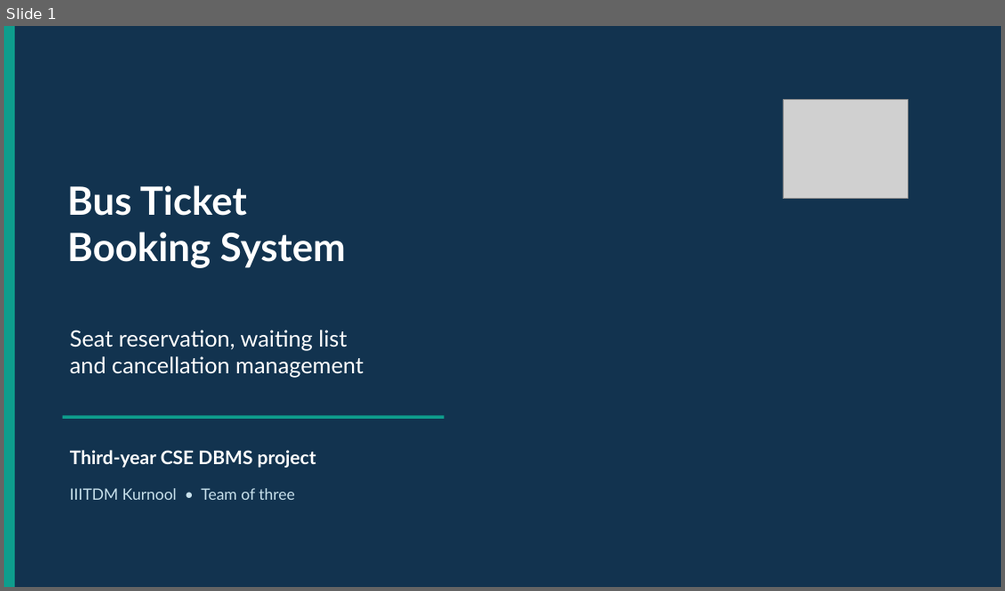
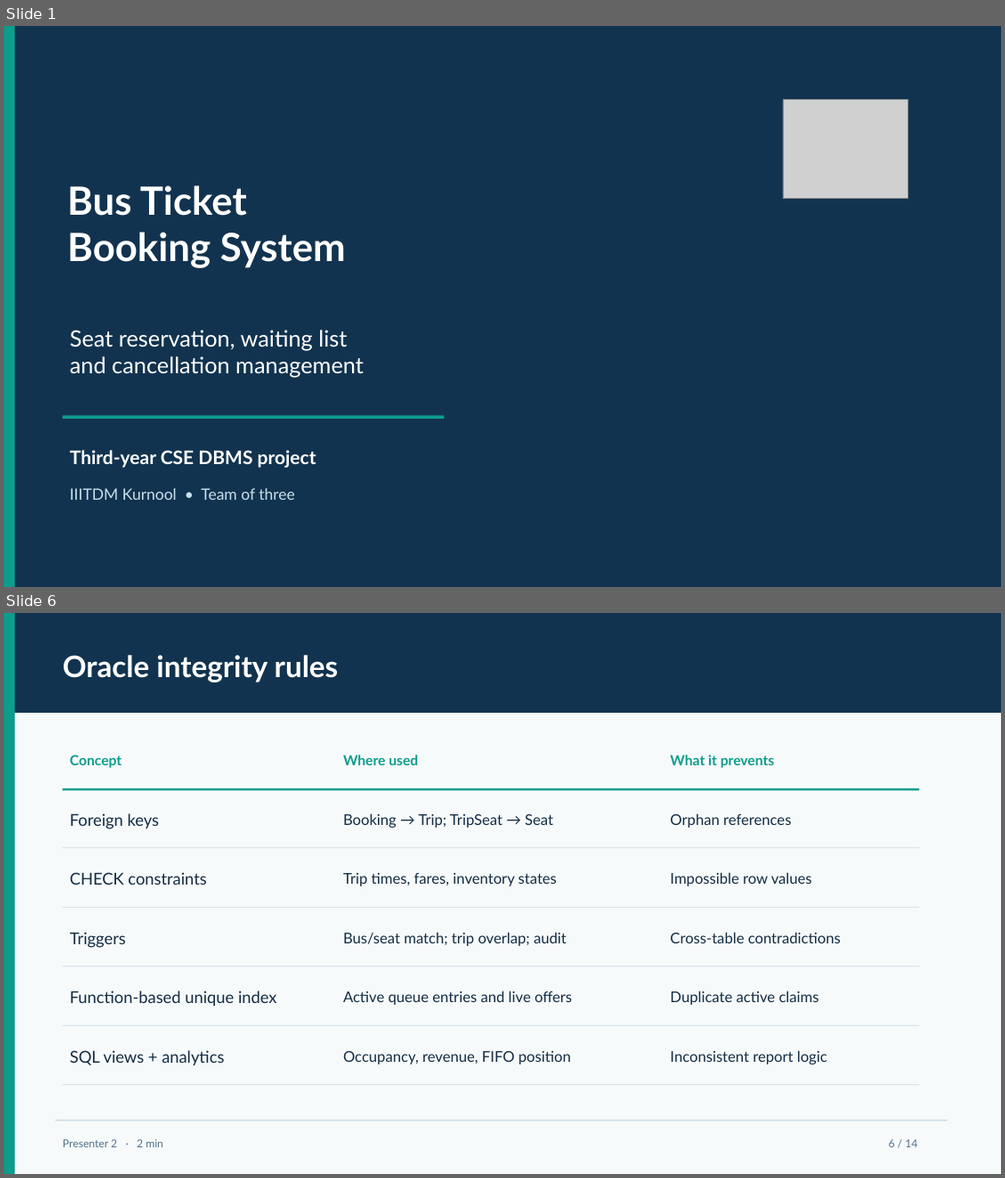
Before and after one commit to karthik-goud227/bus-ticket-booking-system, a slide deck: docs/BusBook_DBMS_Presentation.pptx. Shown one above the other, each under a label of ours: slide 1 before the commit, slides 1 and 6 after it; the slides between them are not shown. The pictures are 1005x591 and 1005x1178 pixels, drawn with LibreOffice and Linux fonts; fonts in the diff are those of the drawing; grey boxes stand for pictures. Boxes give left, top, right and bottom in pixels: in the first picture for what was removed or moved away, otherwise in the second. Text is boxed around its words. In the diff, an @@ line names an element or a change of style, - is before the commit and + after.

```diff
--- a/docs/BusBook_DBMS_Presentation.pptx
+++ b/docs/BusBook_DBMS_Presentation.pptx
@@ slide 6 added at box(4, 613, 1001, 1174), background #F7FAFB @@
@@ rectangle added at box(4, 613, 1001, 713), fill #12334F @@
@@ rectangle added at box(4, 613, 16, 1174), fill #0E9D8D @@
@@ text added at box(63, 655, 339, 682), 28.5 pt, text #FFFFFF, bold @@
+Oracle integrity rules
@@ text added at box(70, 755, 121, 768), 13.5 pt, text #0E9D8D, bold @@
+Concept
@@ text added at box(343, 755, 418, 765), 13.5 pt, text #0E9D8D, bold @@
+Where used
@@ text added at box(670, 755, 775, 768), 13.5 pt, text #0E9D8D, bold @@
+What it prevents
@@ rectangle added at box(63, 788, 919, 790), fill #0E9D8D @@
@@ text added at box(70, 813, 159, 829), 15.8 pt, text #142C43 @@
+Foreign keys
@@ text added at box(343, 813, 553, 827), 14.2 pt, text #142C43 @@
+Booking → Trip; TripSeat → Seat
@@ text added at box(670, 813, 791, 827), 14.2 pt, text #142C43 @@
+Orphan references
@@ rectangle added at box(63, 848, 919, 849), fill #C8DAE3 @@
@@ text added at box(70, 872, 206, 884), 15.8 pt, text #142C43 @@
+CHECK constraints
@@ text added at box(343, 873, 557, 886), 14.2 pt, text #142C43 @@
+Trip times, fares, inventory states
@@ text added at box(670, 872, 812, 886), 14.2 pt, text #142C43 @@
+Impossible row values
@@ rectangle added at box(63, 907, 919, 908), fill #C8DAE3 @@
@@ text added at box(70, 932, 126, 948), 15.8 pt, text #142C43 @@
+Triggers
@@ text added at box(343, 932, 566, 946), 14.2 pt, text #142C43 @@
+Bus/seat match; trip overlap; audit
@@ text added at box(670, 932, 841, 943), 14.2 pt, text #142C43 @@
+Cross-table contradictions
@@ rectangle added at box(63, 966, 919, 966), fill #C8DAE3 @@
@@ text added at box(70, 990, 277, 1005), 15.8 pt, text #142C43 @@
+Function-based unique index
@@ text added at box(343, 990, 572, 1005), 14.2 pt, text #142C43 @@
+Active queue entries and live offers
@@ text added at box(670, 990, 819, 1005), 14.2 pt, text #142C43 @@
+Duplicate active claims
@@ rectangle added at box(63, 1025, 919, 1026), fill #C8DAE3 @@
@@ text added at box(70, 1050, 224, 1065), 15.8 pt, text #142C43 @@
+SQL views + analytics
@@ text added at box(343, 1051, 571, 1064), 14.2 pt, text #142C43 @@
+Occupancy, revenue, FIFO position
@@ text added at box(670, 1050, 827, 1064), 14.2 pt, text #142C43 @@
+Inconsistent report logic
@@ rectangle added at box(63, 1084, 919, 1085), fill #C8DAE3 @@
@@ rectangle added at box(56, 1119, 947, 1121), fill #C8DAE3 @@
@@ text added at box(63, 1139, 163, 1147), 10.5 pt, text #537188 @@
+Presenter 2 · 2 min
@@ text added at box(889, 1139, 917, 1147), 10.5 pt, text #537188 @@
+6 / 14
```
Also in this commit, not shown: 11 slides changed, 1 slide removed.
